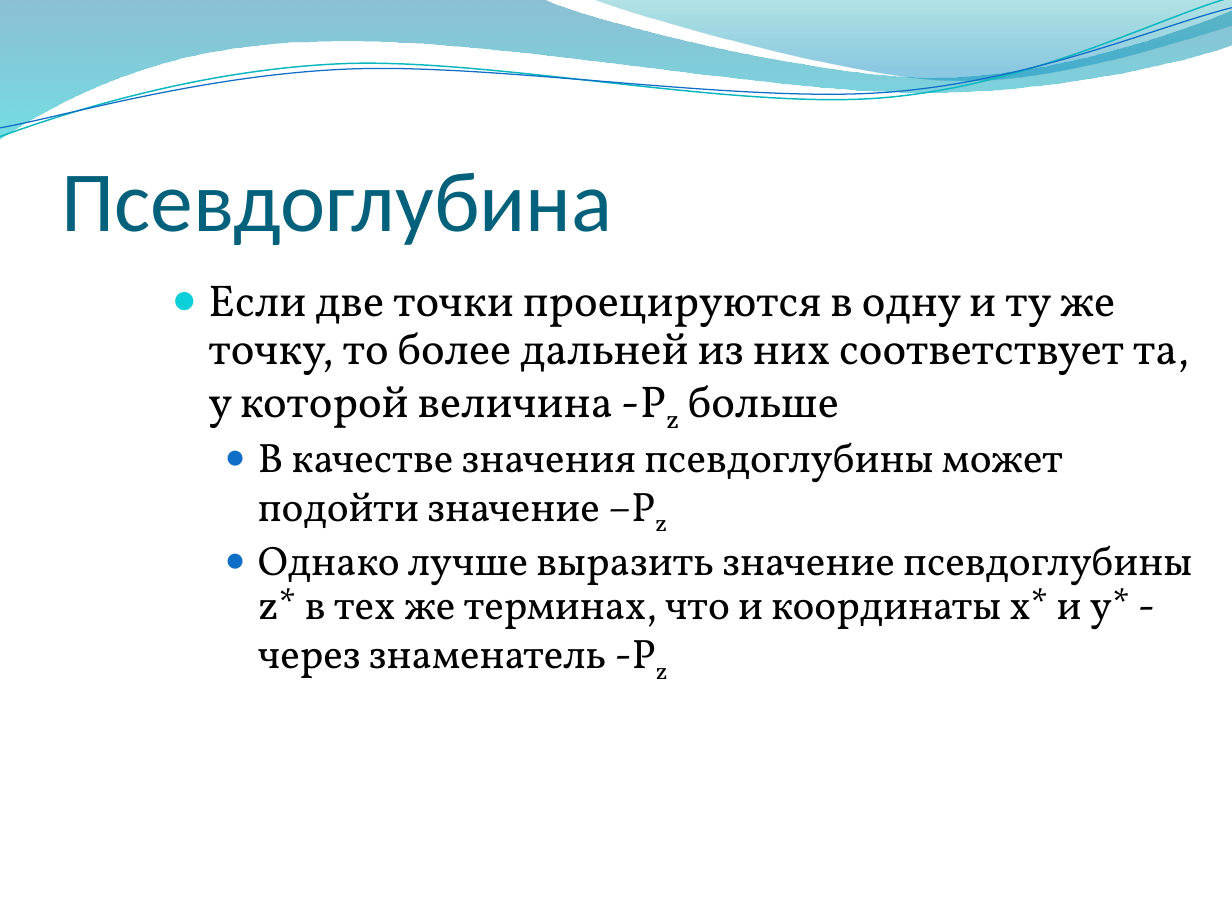
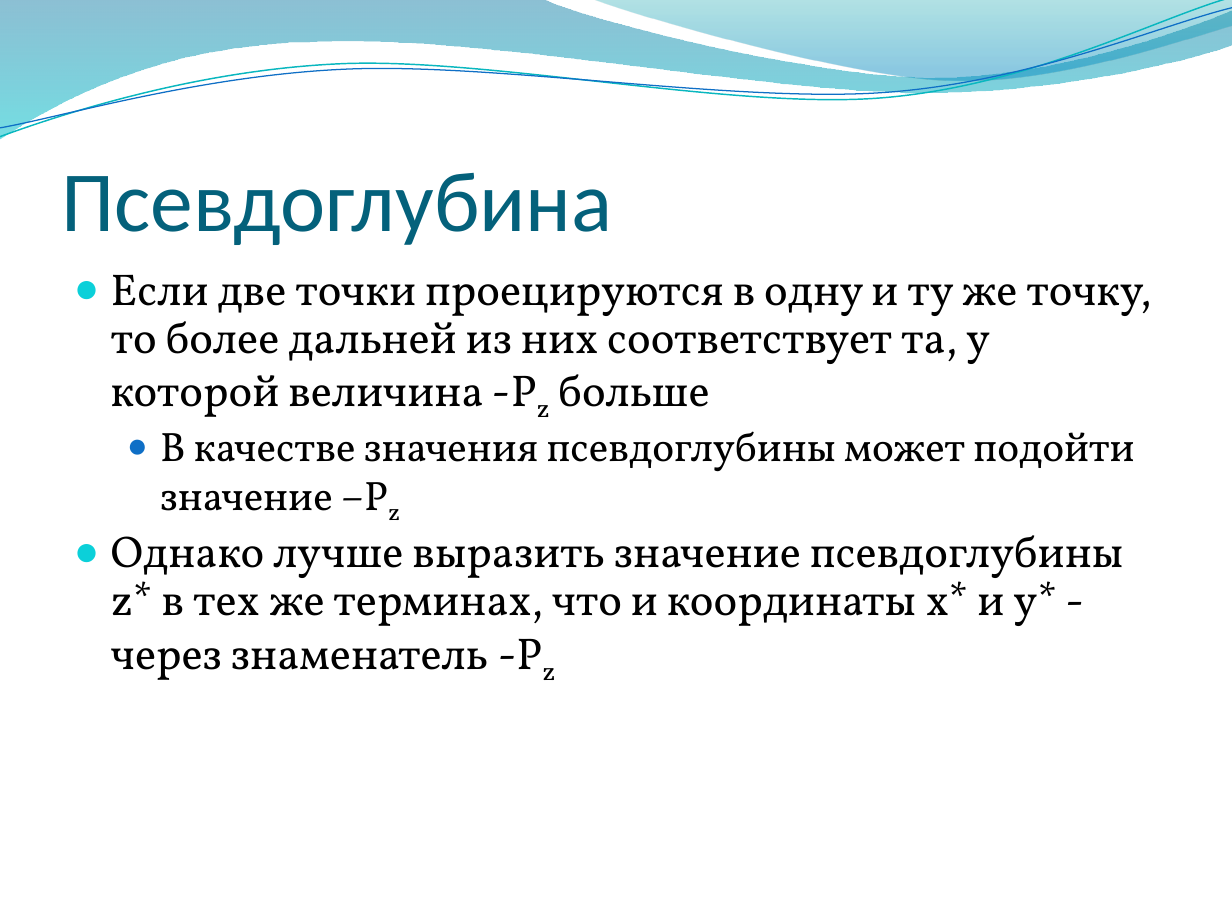
Before and after one commit to alexey-malov/cg-course, a slide deck: slide 131 of lectures/03 - Векторный анализ, трансформации и матрицы.pptx. Drawn at 1232x924 pixels with LibreOffice and Linux fonts; fonts in the diff are those of the drawing; background and template pictures are left out. Boxes give left, top, right and bottom in pixels: in the first picture for what was removed or moved away, otherwise in the second. Text is boxed around its words. In the diff, an @@ line names an element or a change of style, - is before the commit and + after.

```diff
--- a/lectures/03 - Векторный анализ, трансформации и матрицы.pptx
+++ b/lectures/03 - Векторный анализ, трансформации и матрицы.pptx
@@ text "Если две точки проецируются в ...": place and size @@
-text "Если две точки проецируются в ..." at (208,285,1192,678)
+text "Если две точки проецируются в ..." at (111,274,1151,680)
@@ text at (111,535,1123,680): size 24 to 26 pt in "Однако лучше выразить значение псевдоглубины z* в ..."; list level 2 to 1 in "Однако лучше выразить значение псевдоглубины ..."; bullet colour #0F6FC6 to #0BD0D9 @@
```
Also in this commit, not shown: 19 other slides changed, 1 slide removed.
